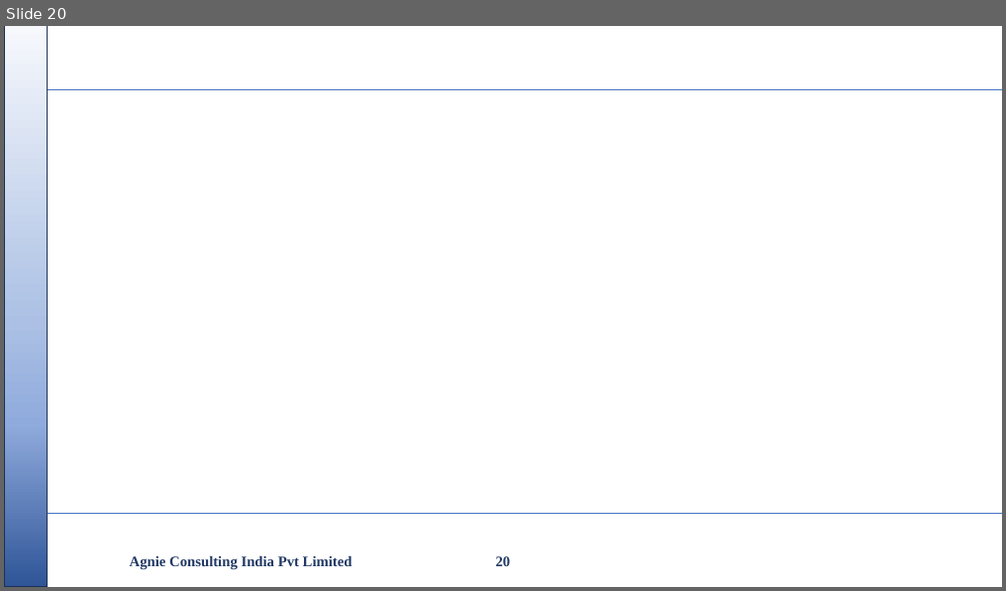
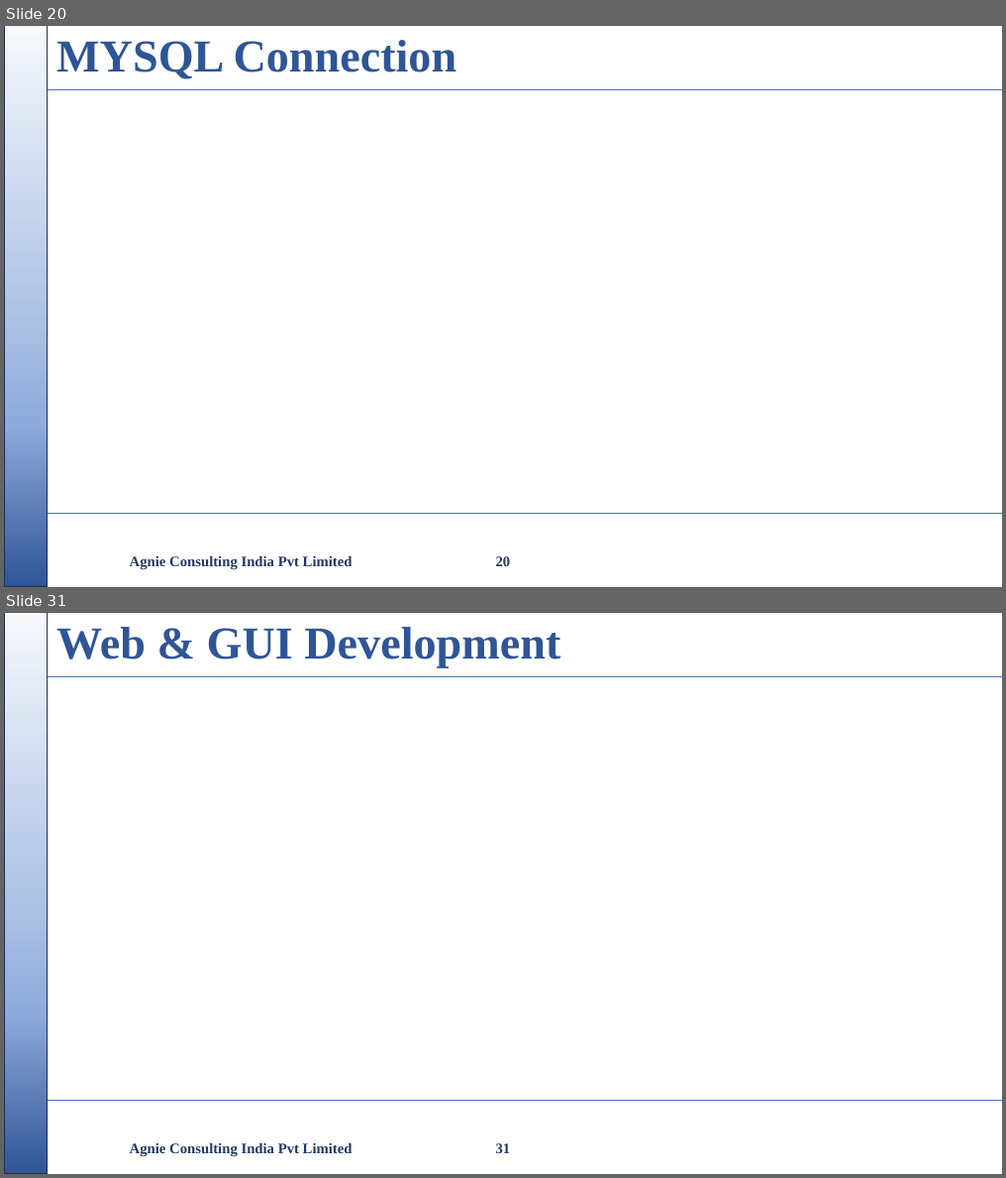
Before and after one commit to nikishdaniel1-del/Python-Cls, a slide deck: python class/Python Class.pptx. Shown one above the other, each under a label of ours: slide 20 before the commit, slides 20 and 31 after it; the slides between them are not shown. The pictures are 1006x591 and 1006x1178 pixels, drawn with LibreOffice and Linux fonts; fonts in the diff are those of the drawing; background and template pictures are left out. Boxes give left, top, right and bottom in pixels: in the first picture for what was removed or moved away, otherwise in the second. Text is boxed around its words. In the diff, an @@ line names an element or a change of style, - is before the commit and + after.

```diff
--- a/python class/Python Class.pptx
+++ b/python class/Python Class.pptx
@@ slide 31 added at [4,613,1002,1174], background #FFFFFF; not listed: 3 template elements that a slide beside it also shows @@
@@ title added at [56,627,560,668], 44 pt, text #2F5597, bold @@
+Web & GUI Development
@@ text added at [130,1143,352,1157], 14 pt, text #203864, bold @@
+Agnie Consulting India Pvt Limited
@@ page number added at [496,1144,511,1154], 14 pt, text #203864, bold @@
+31
@@ slide 20 changed as well @@
@@ title added at [56,40,457,79], 44 pt, text #2F5597, bold @@
+MYSQL Connection
```
Also in this commit, not shown: 3 other slides changed, 12 other slides added, 2 other files.
